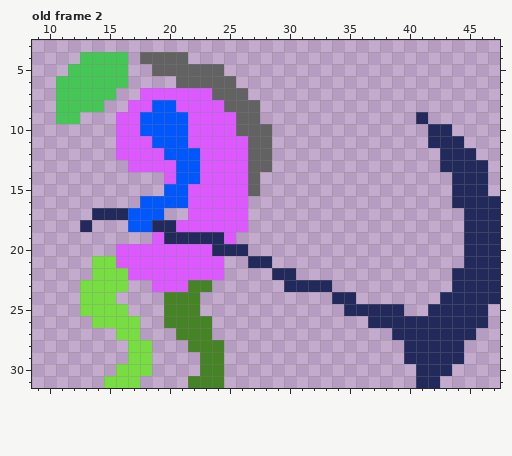
A pixel-art file gets an edit: Entities/Guard/Art/Guard-ase.aseprite. The first picture shows the starting point.
48x32 pixels, 5 frames. Shown: old frame 2: x 9..47, y 3..31. The commit also changed other frames, which this record leaves out.
New version:
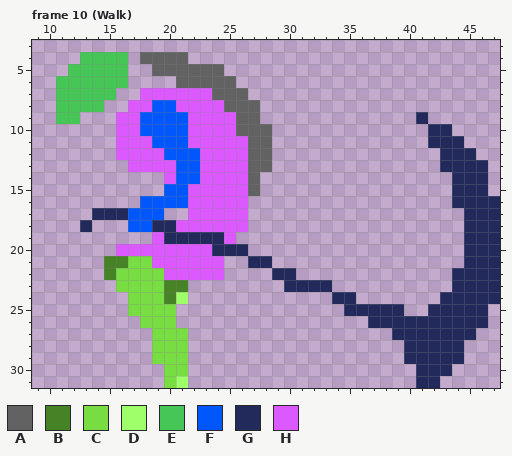
Palette (. is transparent): A #626262  B #468226  C #78dc43  D #9eff6a  E #46c657  F #0057fb  G #222a5c  H #db59ff
A new or re-ordered frame is compared with the old frame closest to it.
The edit:
frames 5 -> 13
Frame 10 (Walk) is new; against old frame 2, layer "legs":
y 21: x 14..18 CCHHH -> .BBCC
y 22: x 14..15 CC -> .B; x 17..19 HHH -> CCC
y 23: x 13..15 CCC -> ...; x 17..23 ..HHHBB -> CCCBB..
y 24: x 13..15 CCC -> ...; x 17..19 ... -> CCC; x 21..22 BB -> D.
y 25: x 13..22 CCCC...BBB -> ....CCCC..
y 26: x 14..23 CCCC..BBBB -> ....CCC...
y 27: x 16..17 CC -> ..; x 19..23 ..BBB -> CCC..
y 28: x 17..24 CC...BBB -> ..CCC...
y 29: x 17..21 CC... -> ..CCC; x 23..24 BB -> ..
y 30: x 16..18 CCC -> ...; x 20..21 .. -> CC; x 23..24 BB -> ..
y 31: x 15..17 CCC -> ...; x 20..24 ..BBB -> CD...
